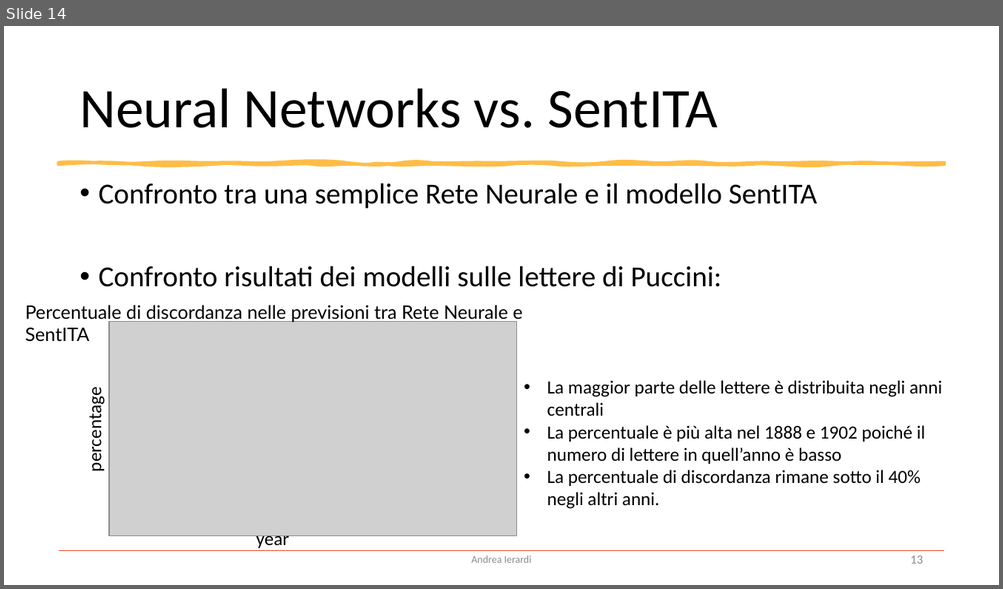
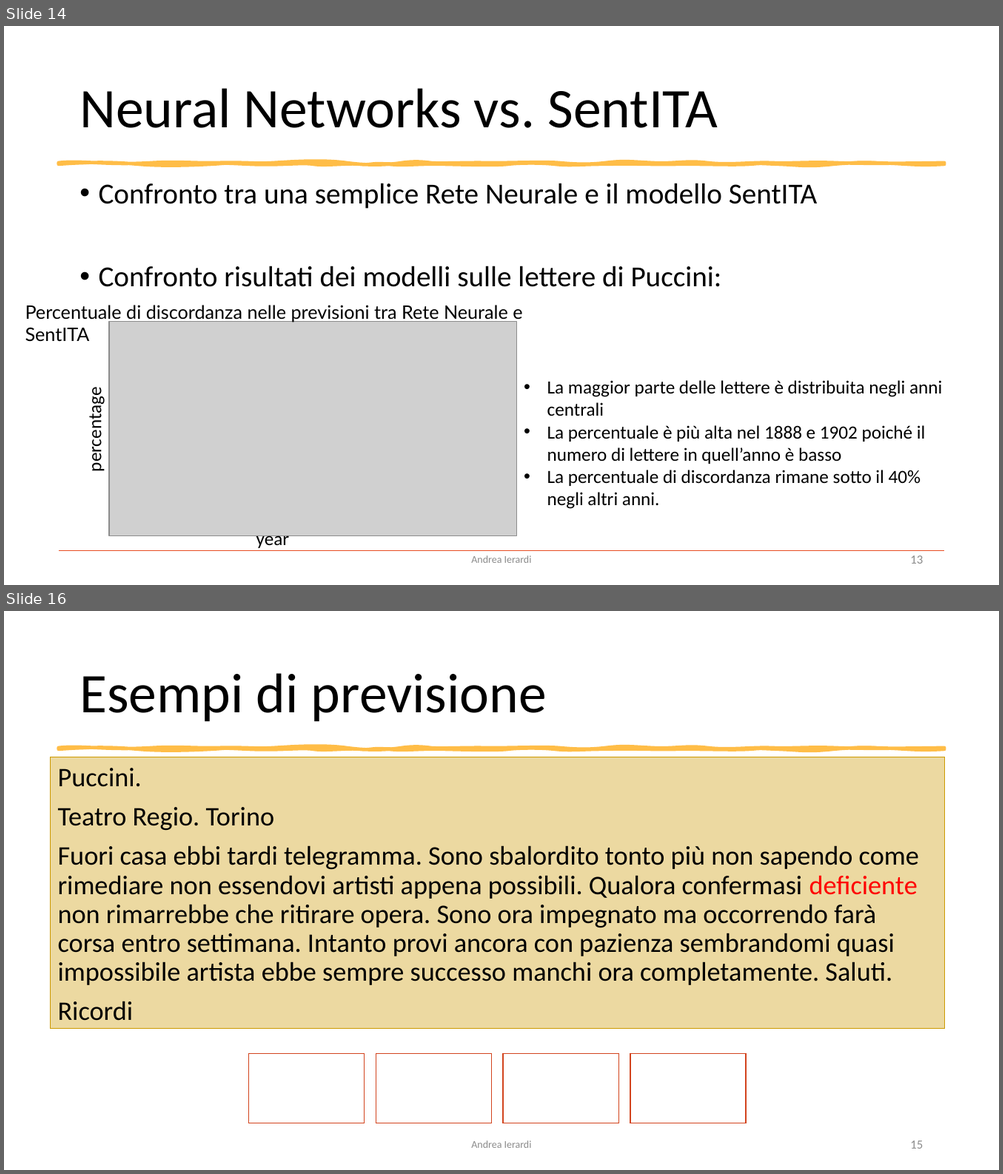
Before and after one commit to Andreaierardi/sentiment-puccini, a slide deck: report & presentation/puccini_sentiment.pptx. Shown one above the other, each under a label of ours: slide 14 before the commit, slides 14 and 16 after it; the slides between them are not shown. The pictures are 1003x589 and 1003x1174 pixels, drawn with LibreOffice and Linux fonts; fonts in the diff are those of the drawing; grey boxes stand for pictures. Boxes give left, top, right and bottom in pixels: in the first picture for what was removed or moved away, otherwise in the second. Text is boxed around its words. In the diff, an @@ line names an element or a change of style, - is before the commit and + after.

```diff
--- a/report & presentation/puccini_sentiment.pptx
+++ b/report & presentation/puccini_sentiment.pptx
@@ slide 16 added at box(4, 611, 999, 1170), background #FFFFFF @@
@@ title added at box(79, 673, 546, 722), 54 pt, text #000000 @@
+Esempi di previsione
@@ rectangle added at box(51, 758, 944, 1029), fill #CC9900 at 37% opacity, outline #CC9900 0.5 pt @@
@@ freeform shape added at box(59, 748, 944, 749), fill #FFBD47, outline #FFBD47 3.25 pt @@
@@ text added at box(58, 768, 919, 1021), 25.9 pt, text #000000 @@
+Puccini.
+Teatro Regio. Torino
+Fuori casa ebbi tardi telegramma. Sono sbalordito tonto più non sapendo come rimediare non essendovi artisti appena possibili. Qualora confermasi deficiente non rimarrebbe che ritirare opera. Sono ora impegnato ma occorrendo farà corsa entro settimana. Intanto provi ancora con pazienza sembrandomi quasi impossibile artista ebbe sempre successo manchi ora completamente. Saluti.
+Ricordi
@@ group added at box(249, 1054, 745, 1124): 4 rectangles @@
@@ text added at box(471, 1141, 532, 1148), 10 pt, text #8C8C8C @@
+Andrea Ierardi
@@ page number added at box(910, 1141, 922, 1149), 12 pt, text #8C8C8C @@
+15
```
Also in this commit, not shown: 3 other slides added, 1 other file.
